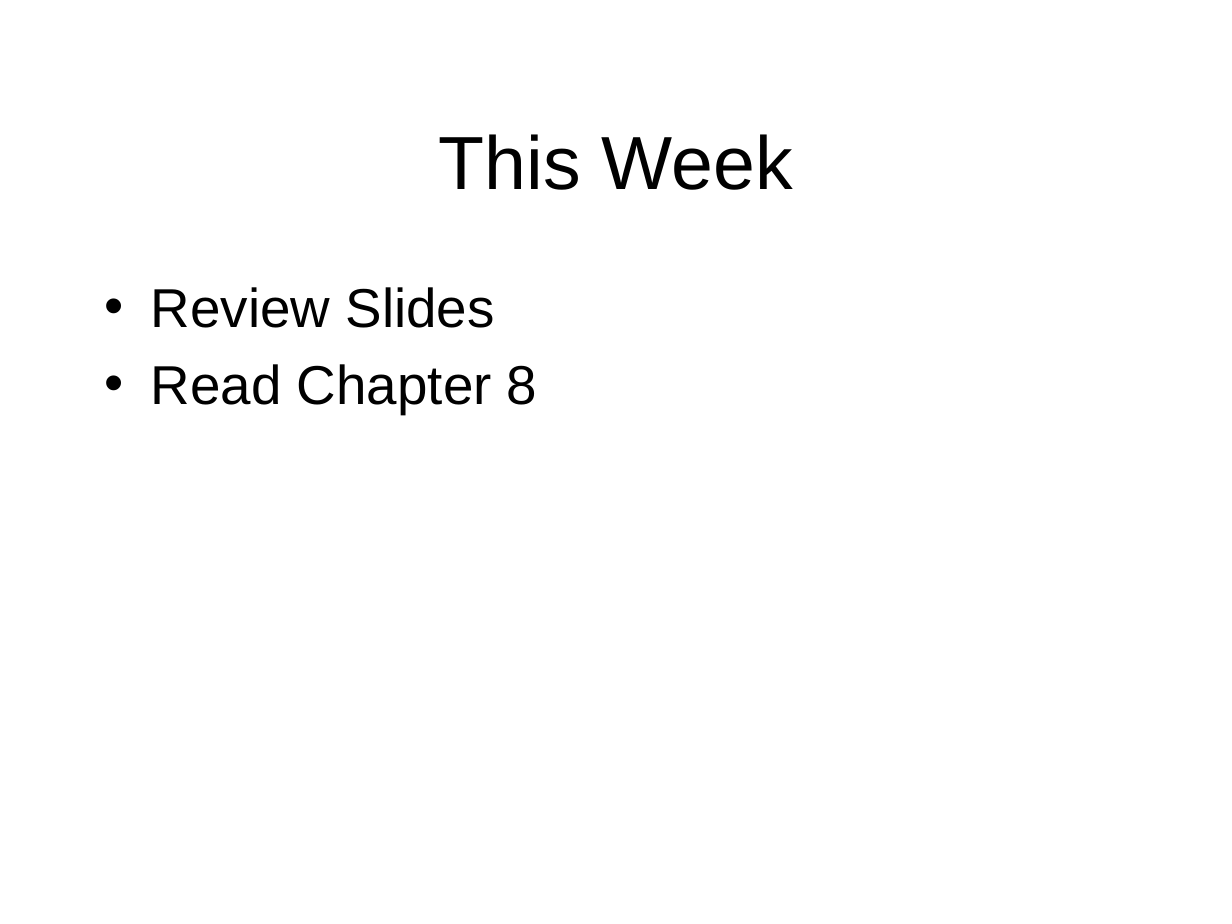
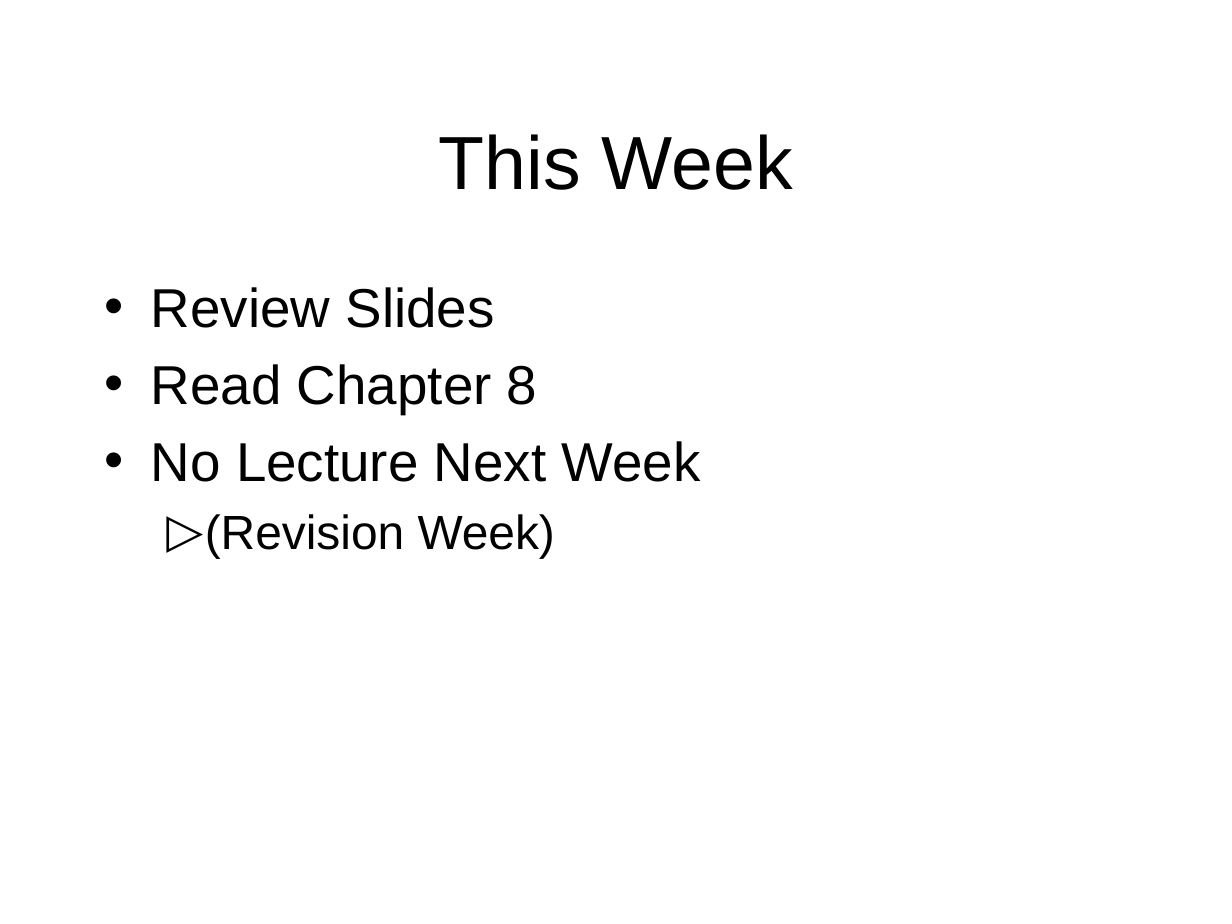
Before and after one commit to octaviordz/zjnu2017.github.io, a slide deck: slide 55 of OOAD/lectures/090--Pragmatics.pptx (slide 49 before the commit). Drawn at 1232x924 pixels with LibreOffice and Linux fonts; fonts in the diff are those of the drawing. Boxes give left, top, right and bottom in pixels: in the first picture for what was removed or moved away, otherwise in the second. Text is boxed around its words. In the diff, an @@ line names an element or a change of style, - is before the commit and + after.

```diff
--- a/OOAD/lectures/090--Pragmatics.pptx
+++ b/OOAD/lectures/090--Pragmatics.pptx
@@ text at bbox=[151, 441, 701, 558]: paragraphs added @@
+• No Lecture Next Week
+  ▷ (Revision Week)
```
Also in this commit, not shown: 4 other slides changed, 6 slides added, 1 other file.
